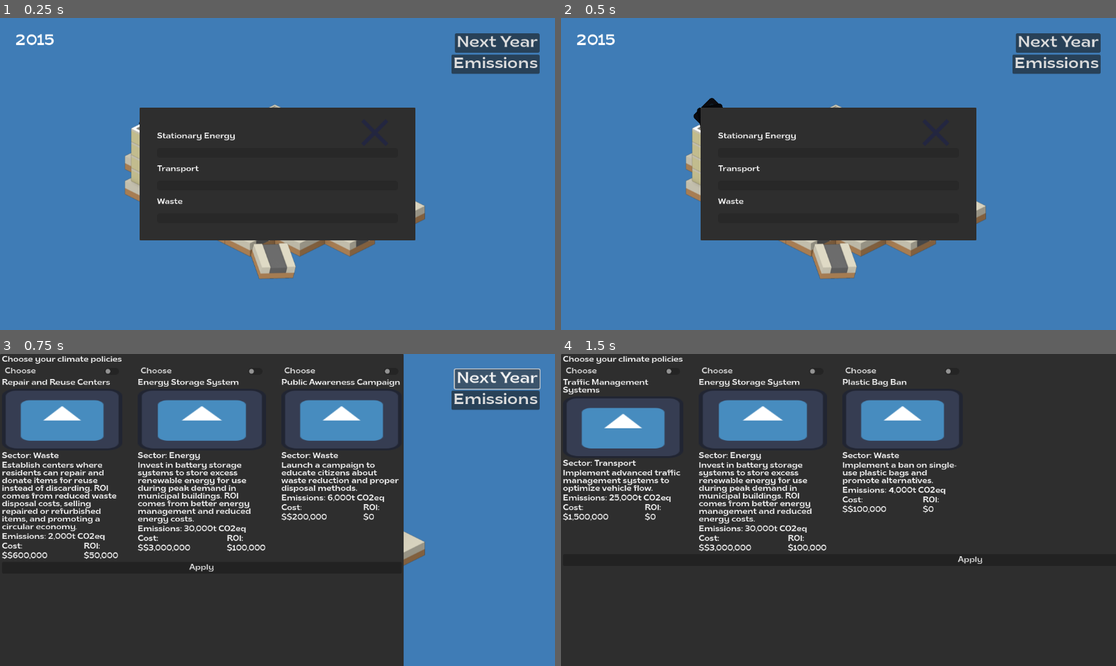
Above: before the commit, frames 1-4 (two rows, left to right).
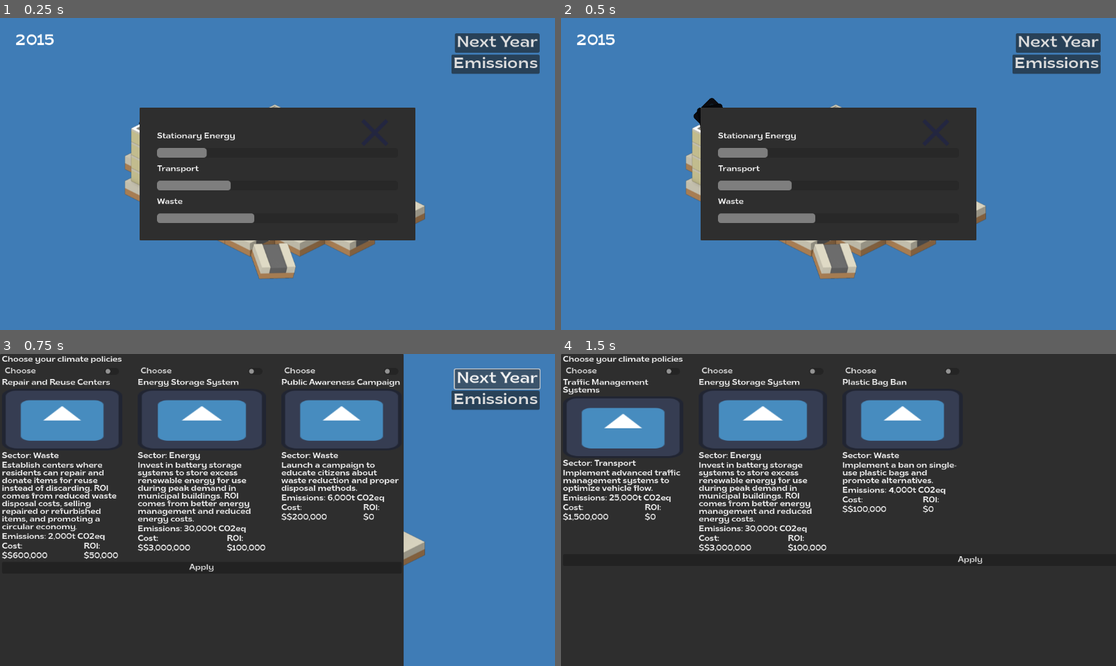
Above: after the commit, the same moments.

Repository: Open-Earth-Foundation/emissionary_game
Game: Godot game, scene res://scenes/game.tscn
The game is run twice, just before and just after one commit, with the same random seed, the same clock (stepped at 60 frames per second) and the same inputs. The engine's default icon, where the game draws it, is replaced by a stand-in: a white triangle on a blue panel in a dark square.
Inputs:
- Up to frame 1 (0.25 s): no input
- Up to frame 2 (0.5 s): no input
- Up to frame 3 (0.75 s): click "Next Year" at 0.5 s
- Up to frame 4 (1.5 s): click "Next Year" at 1.25 s

The runs differ from the first frame. In frame 1, 1.2% of the frame differs, in the area x 28-46%, y 41-66%; in frame 2, 1.2%; in frame 3, nothing differs; in frame 4, nothing differs.

Commit message:
Adjust starting city state

Diff:
--- a/scripts/city_state.gd
+++ b/scripts/city_state.gd
@@ -3,9 +3,9 @@
 signal changed
 
 var previous_policies = []
-var current_year
-var budget = 0
-var emissions_sector1 = 100
-var emissions_sector2 = 150
-var emissions_sector3 = 200
+var current_year = 2015
+var budget = 10000000
+var emissions_sector1 = 100000
+var emissions_sector2 = 150000
+var emissions_sector3 = 200000
 var roi = 0
